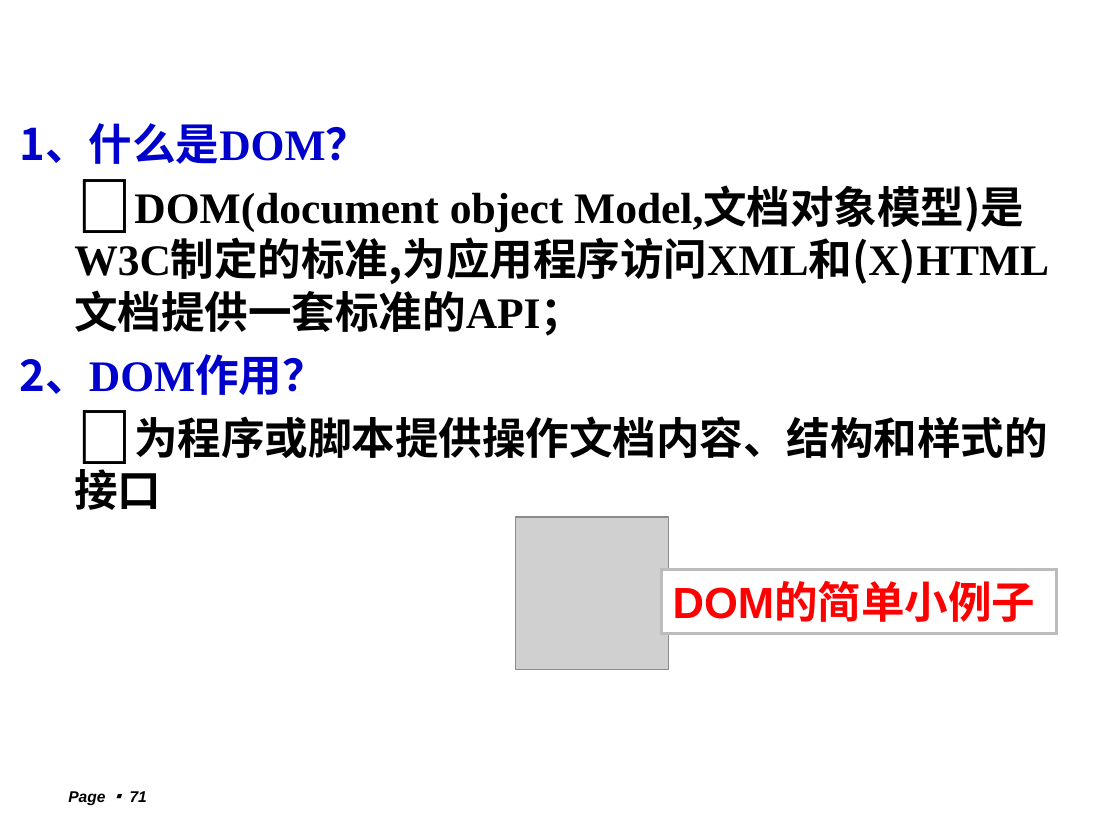
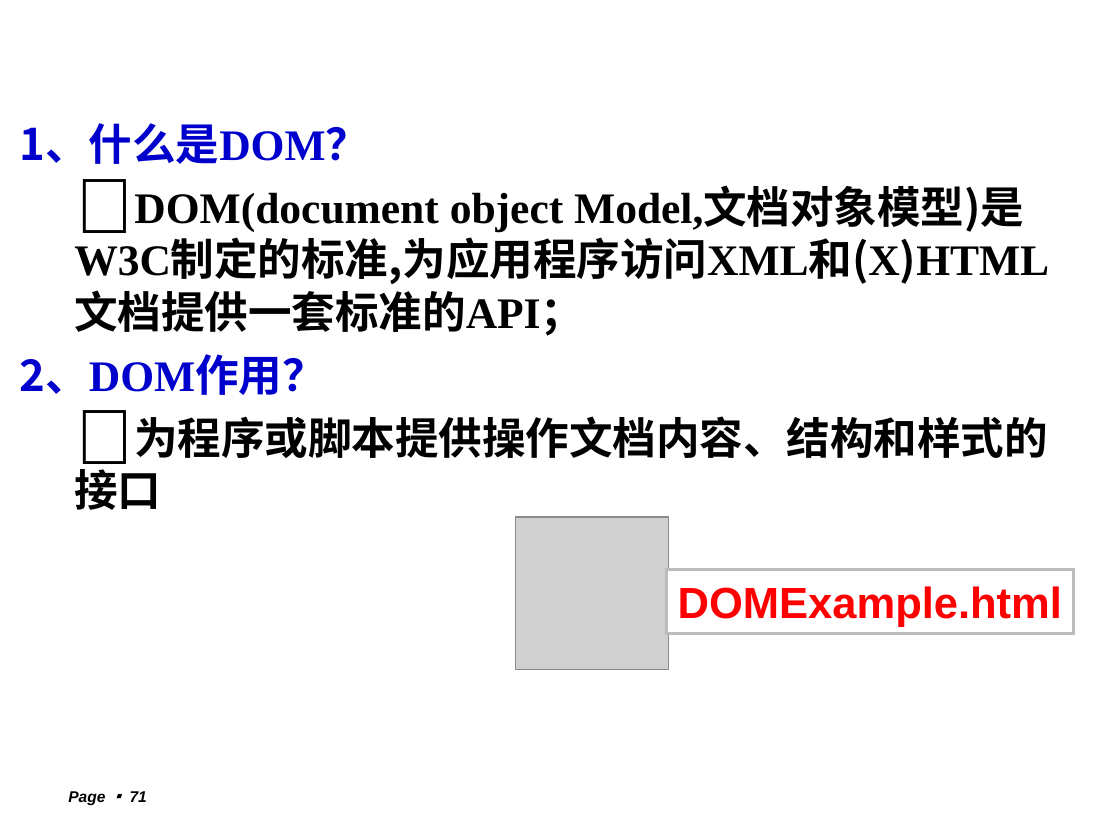
Before and after one commit to lxn56975/webdev, a slide deck: slide 71 of Chapter4Javascript.ppt. Drawn at 1120x840 pixels with LibreOffice and Linux fonts; fonts in the diff are those of the drawing; grey boxes stand for pictures; background and template pictures are left out. Boxes give left, top, right and bottom in pixels: in the first picture for what was removed or moved away, otherwise in the second. Text is boxed around its words. In the diff, an @@ line names an element or a change of style, - is before the commit and + after.

```diff
--- a/Chapter4Javascript.ppt
+++ b/Chapter4Javascript.ppt
@@ rectangle "DOMExample.html" resized from (x1=662, y1=569, x2=1057, y2=633) to (x1=666, y1=569, x2=1073, y2=633) @@
@@ text in rectangle at (x1=678, y1=586, x2=1062, y2=627): text changed @@
-DOM的简单小例子
+DOMExample.html
```
Also in this commit, not shown: 4 other slides changed, 1 other file.
